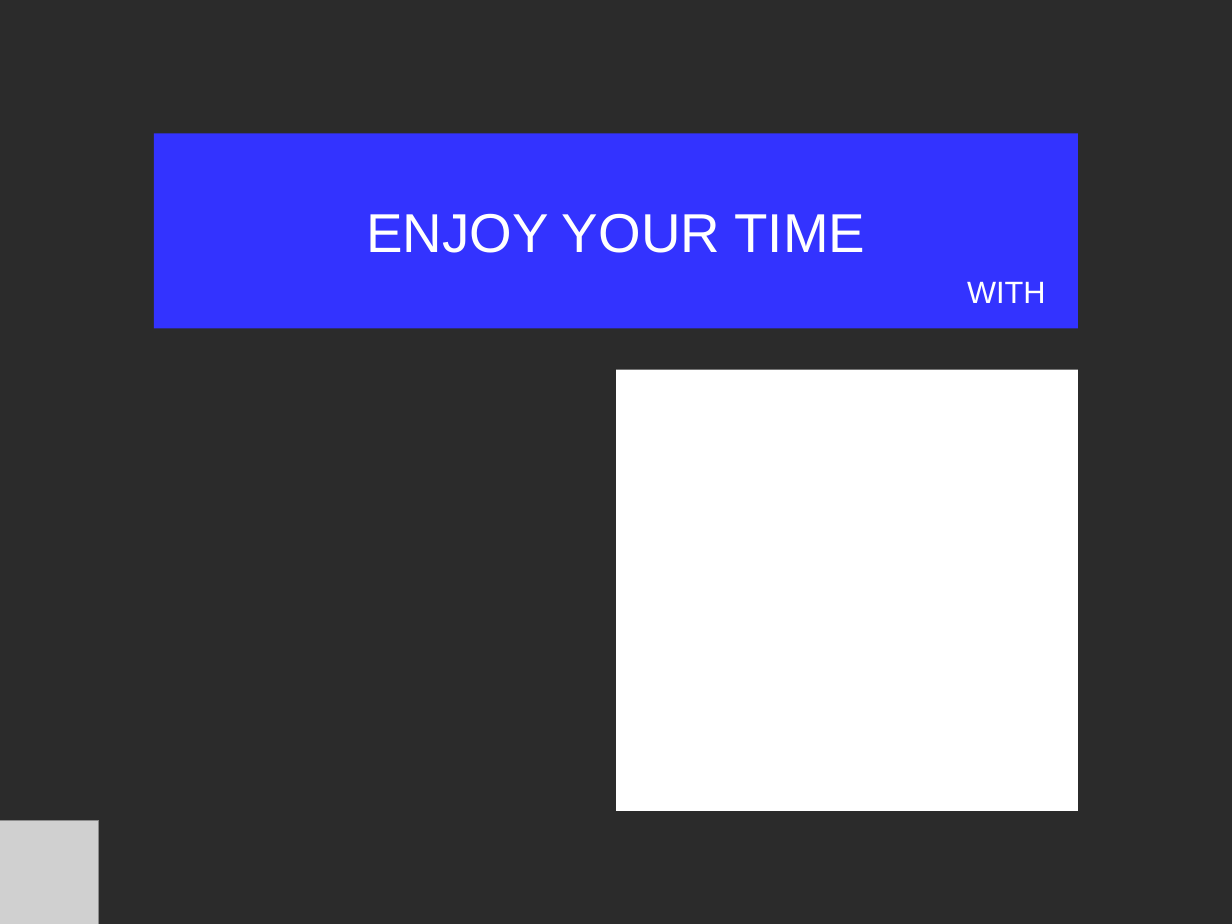
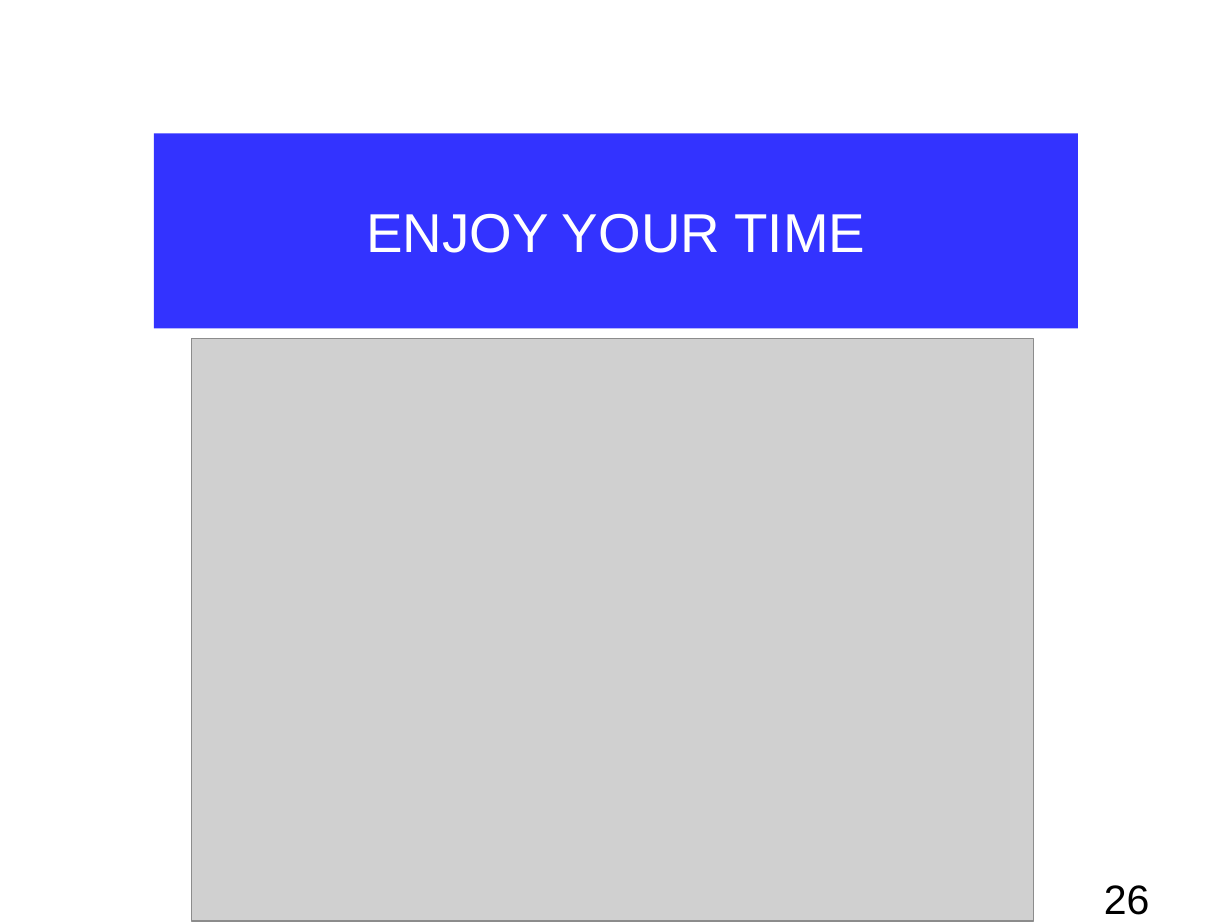
Before and after one commit to freshdocs/cmsandroid, a slide deck: slide 26 of Documents/docs/[MHST12-02] 9. Slide.odp (slide 22 before the commit). Drawn at 1232x924 pixels with LibreOffice and Linux fonts; fonts in the diff are those of the drawing; grey boxes stand for pictures; background and template pictures are left out; a plain dark background stands for a picture behind light text. Boxes give left, top, right and bottom in pixels: in the first picture for what was removed or moved away, otherwise in the second. Text is boxed around its words. In the diff, an @@ line names an element or a change of style, - is before the commit and + after.

```diff
--- a/Documents/docs/[MHST12-02] 9. Slide.odp
+++ b/Documents/docs/[MHST12-02] 9. Slide.odp
@@ background picture (left out) to #FFFFFF @@
@@ text removed at <box>967,282,1046,303</box> @@
-WITH
@@ picture: place and size @@
-picture at <box>0,821,99,924</box>
+picture at <box>191,339,1034,922</box>
@@ rectangle removed at <box>616,370,1078,811</box> @@
@@ page number added at <box>1104,885,1150,915</box>, 24 pt, text #000000 @@
+26
```
Also in this commit, not shown: 12 other slides changed, 13 slides added, 9 slides removed, 1 other file.
